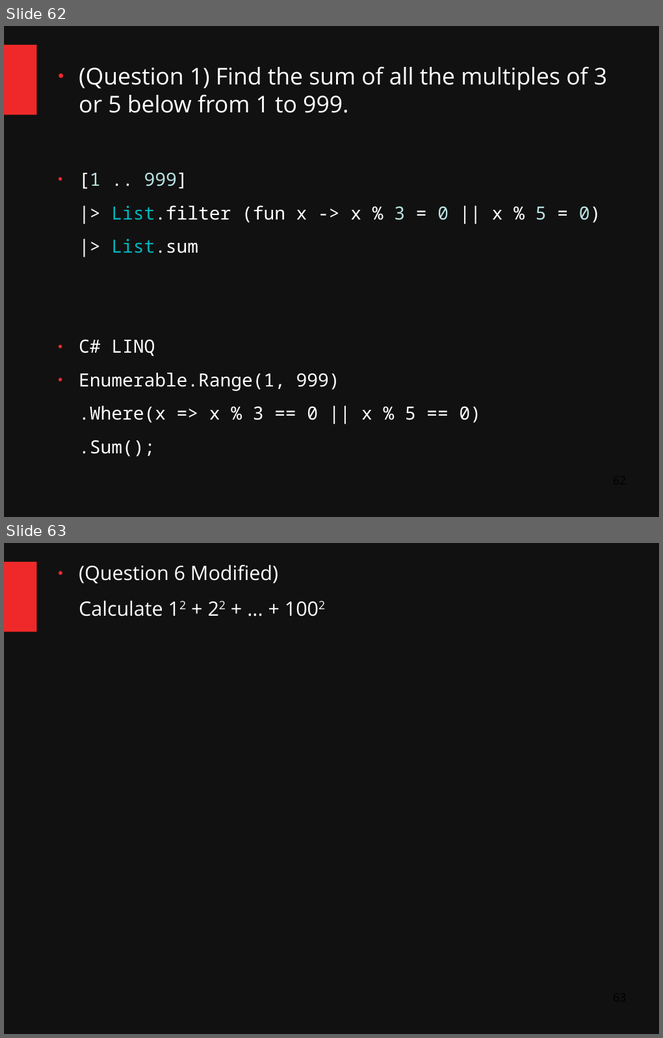
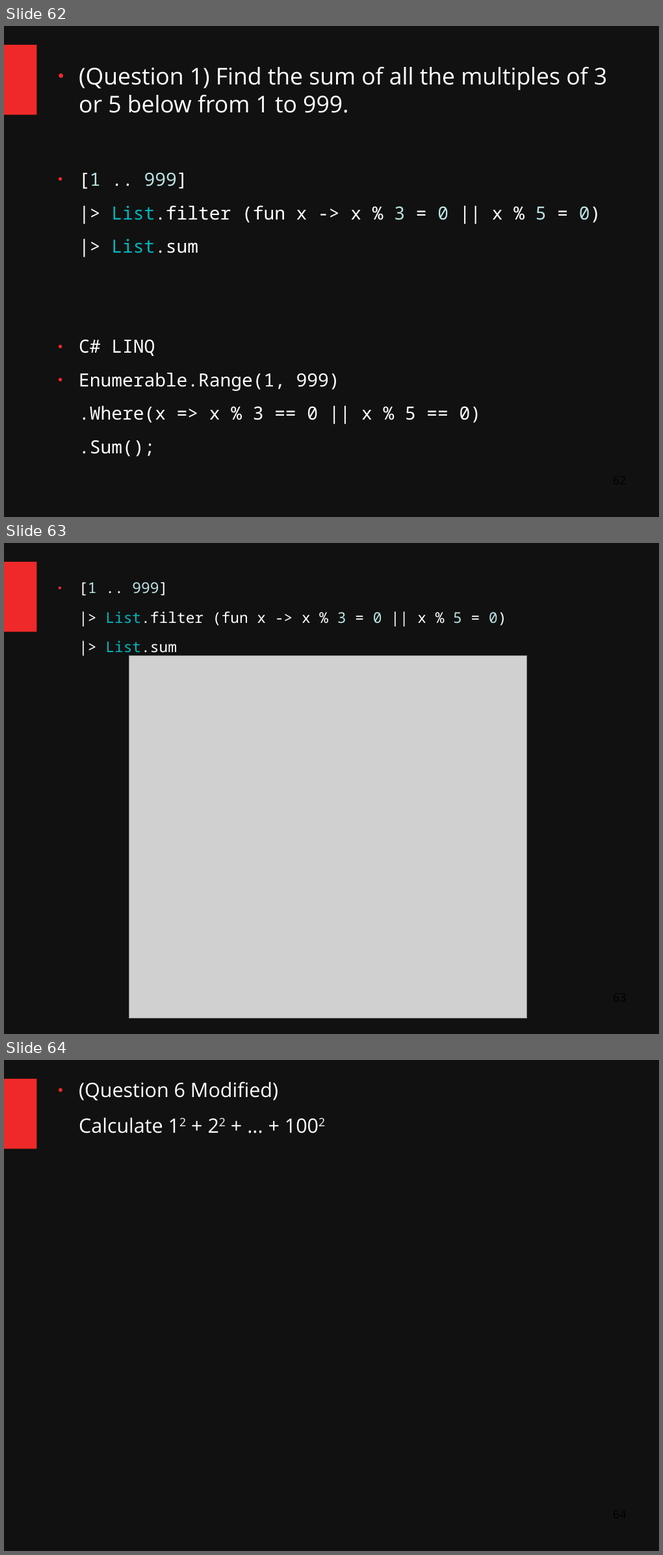
Before and after one commit to ChangHaiBin/FSharpPowerPoint, a slide deck: FSharp Talk Dark3.odp. Shown one above the other, each under a label of ours: slides 62 and 63 before the commit, slides 62, 63 and 64 after it. The pictures are 663x1038 and 663x1555 pixels, drawn with LibreOffice and Linux fonts; fonts in the diff are those of the drawing; grey boxes stand for pictures. Boxes give left, top, right and bottom in pixels: in the first picture for what was removed or moved away, otherwise in the second. Text is boxed around its words. In the diff, an @@ line names an element or a change of style, - is before the commit and + after.

```diff
--- a/FSharp Talk Dark3.odp
+++ b/FSharp Talk Dark3.odp
@@ slide 63 added at [4,543,659,1034], background #111111; not listed: 1 template element that a slide beside it also shows @@
@@ text added at [79,582,506,656], 18 pt, text #FFFFFF @@
+● [1 .. 999]
+|> List.filter (fun x -> x % 3 = 0 || x % 5 = 0)
+|> List.sum
@@ picture added at [129,656,527,1019] @@
@@ what was slide 63 is now slide 64 @@
```
Also in this commit, not shown: 3 other files.
